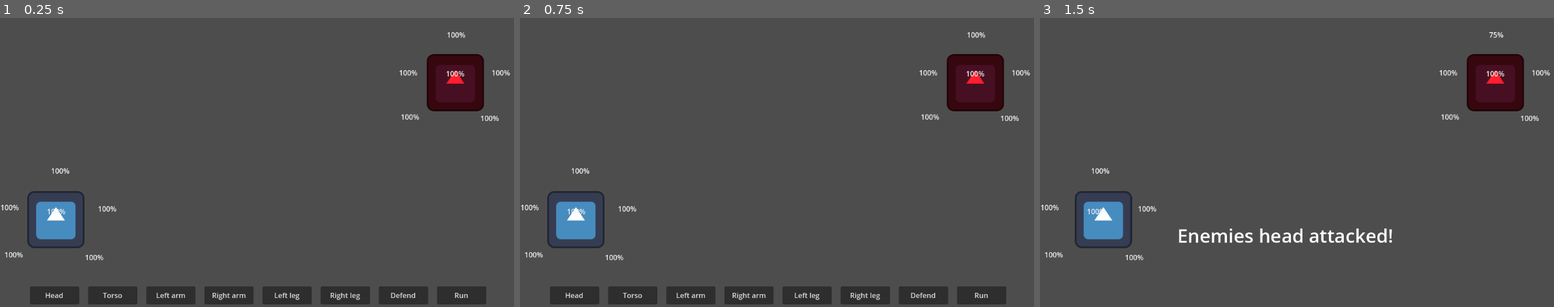
Above: before the commit, frames 1-3 (left to right).
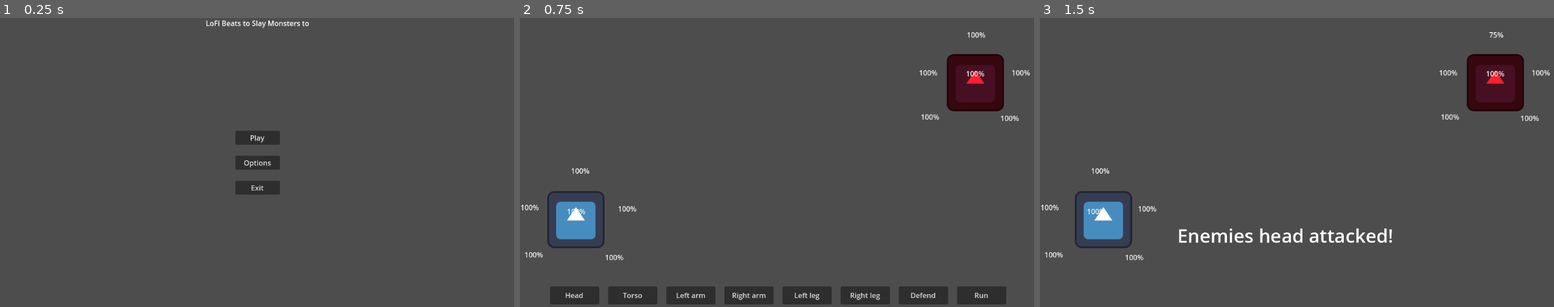
Above: after the commit, the same moments.

Repository: wildkind-gg/godot-wild-jam_68
Game: Godot game, scene res://Scenes/main_menu.tscn
Two runs of this game, one before a commit and one after it. Both use one fixed random seed, a clock stepped at 60 frames per second and the inputs below. Before the commit the project starts from res://Scenes/battle.tscn. The engine's default icon, where the game draws it, is replaced by a stand-in: a white triangle on a blue panel in a dark square.
Inputs (mouse positions are in pixels of both pictures, inside the frame that each line leads up to):
- Up to frame 1 (0.25 s): no input
- Up to frame 2 (0.75 s): click (777, 136) at 0.5 s, where only the run after the commit has a clickable "Play"
- Up to frame 3 (1.5 s): click "Head" at 1.25 s

The runs differ from the first frame. In frame 1, 9.8% of the frame differs, in the area x 0-100%, y 0-100%; in frame 2, nothing differs; in frame 3, nothing differs.

Commit message:
made main menu the main scene
- Play button works
- no other buttons work

Diff:
--- a/Scenes/main_menu.tscn
+++ b/Scenes/main_menu.tscn
@@ -1,6 +1,9 @@
-[gd_scene format=3 uid="uid://babhddpsfb770"]
+[gd_scene load_steps=2 format=3 uid="uid://babhddpsfb770"]
+
+[ext_resource type="Script" path="res://Scripts/main_menu.gd" id="1_dk1lg"]
 
 [node name="MainMenu" type="Node2D"]
+script = ExtResource("1_dk1lg")
 
 [node name="Container" type="Control" parent="."]
 layout_mode = 3
@@ -48,3 +51,5 @@
 custom_minimum_size = Vector2(100, 0)
 layout_mode = 2
 text = "Exit"
+
+[connection signal="pressed" from="Container/VBoxContainer/Play" to="." method="_on_play_pressed"]
--- /dev/null
+++ b/Scripts/main_menu.gd
@@ -0,0 +1,7 @@
+extends Node2D
+
+func _process(delta):
+	pass
+
+func _on_play_pressed():
+	get_tree().change_scene_to_file("res://Scenes/battle.tscn")
--- a/project.godot
+++ b/project.godot
@@ -11,7 +11,7 @@
 [application]
 
 config/name="Game Projects"
-run/main_scene="res://Scenes/battle.tscn"
+run/main_scene="res://Scenes/main_menu.tscn"
 config/features=PackedStringArray("4.2", "Forward Plus")
 config/icon="res://Misc/icon.svg"
 
